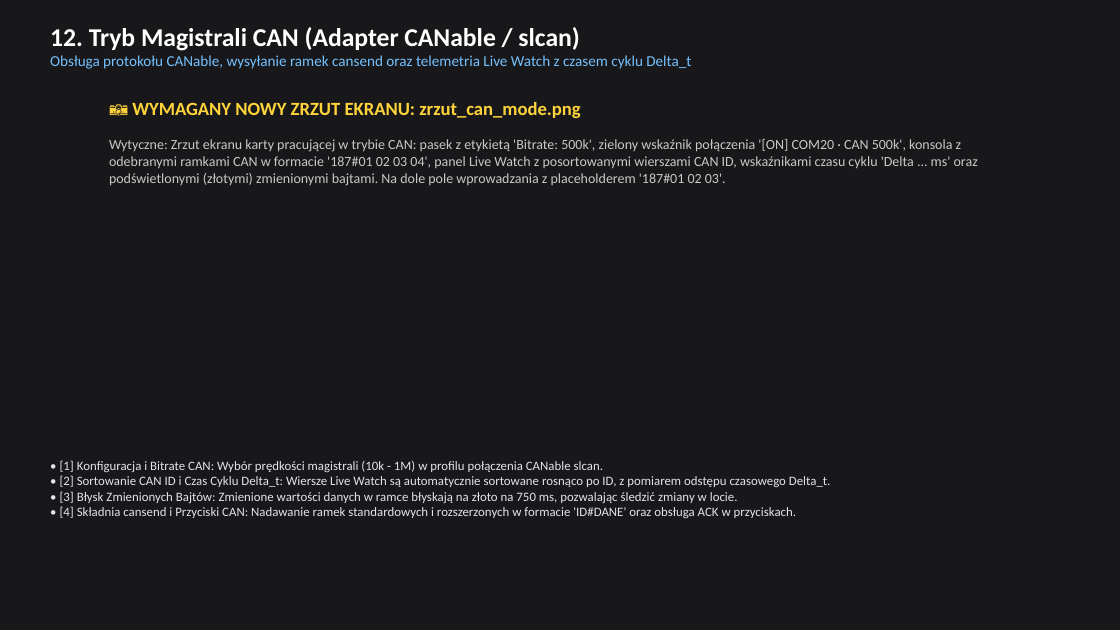
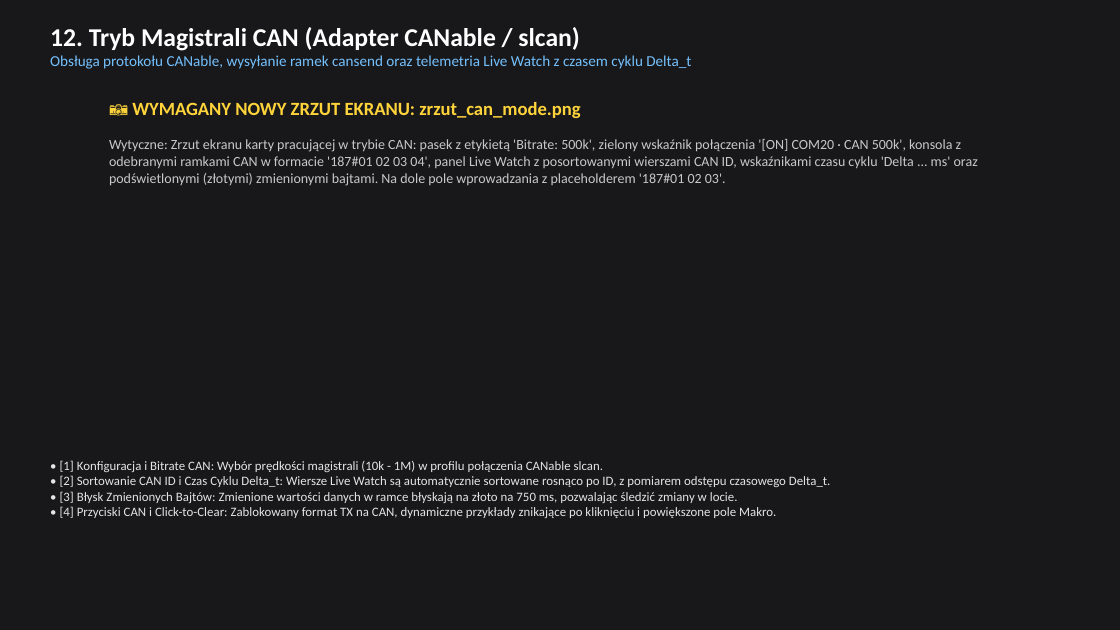
Before and after one commit to hymix/serial_commander, a slide deck: slide 12 of build_docs/Serial_Commander_Prezentacja.pptx. Drawn at 1120x630 pixels with LibreOffice and Linux fonts; fonts in the diff are those of the drawing. Boxes give left, top, right and bottom in pixels: in the first picture for what was removed or moved away, otherwise in the second. Text is boxed around its words. In the diff, an @@ line names an element or a change of style, - is before the commit and + after.

Commit message:
feat(v1.7.2): blokada formatu CAN, przyklady click-to-clear i powiekszone pole makro

```diff
--- a/build_docs/Serial_Commander_Prezentacja.pptx
+++ b/build_docs/Serial_Commander_Prezentacja.pptx
@@ text at <box>60,506,776,518</box>: text changed @@
-• [4] Składnia cansend i Przyciski CAN: Nadawanie ramek standardowych i rozszerzonych w formacie 'ID#DANE' oraz obsługa ACK w przyciskach.
+• [4] Przyciski CAN i Click-to-Clear: Zablokowany format TX na CAN, dynamiczne przykłady znikające po kliknięciu i powiększone pole Makro.
```
Also in this commit, not shown: 1 other slide changed, 5 other files.
